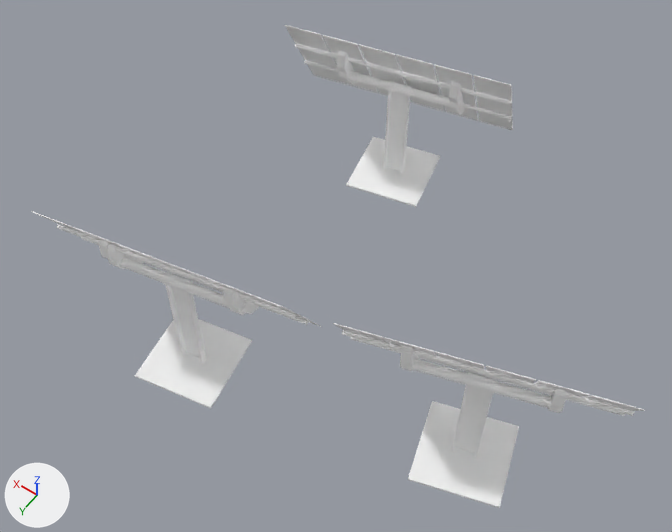
The glTF model obj/scene12/solar-panels.gltf, before and after one commit.
The view is the same before and after, from a camera (50 mm lens) standing at (-5.16, 7.93, 11.37) and looking at (-0.09, 0.83, 0.2). The lights are fixed; the arrows at lower left show +X, +Y and +Z. Where no turn or scale is listed for an object, it has been applied to the vertices.
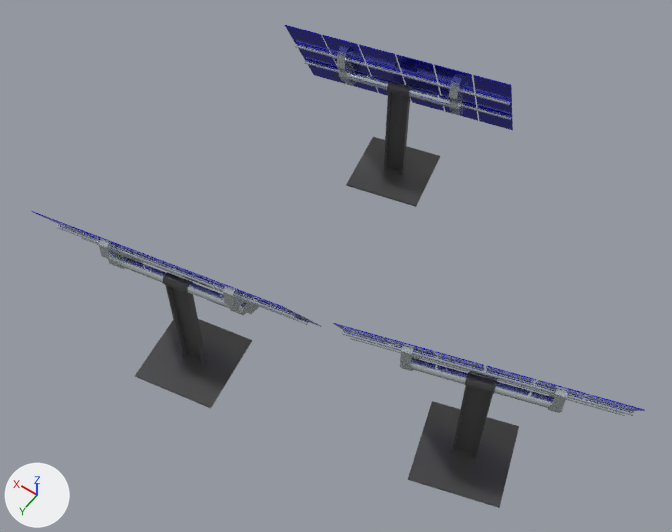
Scene script edits in JSON lines:
```json
{"op": "set", "path": "mat_material.base_color", "old": "(1.0, 1.0, 1.0)", "new": "(0.0881, 0.0881, 0.0881)", "note": "white #ffffff -> dark grey #545454"}
{"op": "set", "path": "mat_material.metallic", "old": "1.0", "new": "0.218"}
{"op": "set", "path": "mat_material.roughness", "old": "1.0", "new": "0.32"}
{"op": "set", "path": "mat_cell_base.base_color", "old": "(1.0, 1.0, 1.0)", "new": "(0.726, 0.8, 0.8)", "note": "white #ffffff -> white #dde7e7"}
{"op": "set", "path": "mat_cell_base.metallic", "old": "1.0", "new": "0.753"}
{"op": "set", "path": "mat_cell_base.roughness", "old": "1.0", "new": "0.12"}
{"op": "set", "path": "mat_material_007.base_color", "old": "(1.0, 1.0, 1.0)", "new": "(0.00506, 0.0, 0.728)", "note": "white #ffffff -> blue #1000de"}
{"op": "set", "path": "mat_material_007.metallic", "old": "1.0", "new": "0.651"}
{"op": "set", "path": "mat_material_007.roughness", "old": "1.0", "new": "0.098"}
```

Where the change shows, as pixel boxes (x1, y1, x2, y2) in the pictures (672 x 532 px):
```json
{"object": "Cube.135", "change": "recoloured, surface changed", "before": [408, 372, 519, 508], "after": [408, 372, 519, 508]}
{"object": "Cylinder.098", "change": "recoloured, surface changed", "before": [285, 25, 513, 130], "after": [285, 25, 513, 130], "on screen": "grey to blue"}
{"object": "Cube.134", "change": "recoloured, surface changed", "before": [135, 272, 252, 408], "after": [135, 272, 252, 408], "on screen": "white to grey"}
{"object": "Cube.092", "change": "recoloured, surface changed", "before": [346, 81, 440, 207], "after": [346, 81, 440, 207]}
{"object": "Cylinder.141", "change": "recoloured, surface changed", "before": [333, 323, 645, 416], "after": [333, 323, 645, 416]}
{"object": "Cylinder.140", "change": "recoloured, surface changed", "before": [32, 211, 321, 327], "after": [32, 211, 321, 327]}
```
